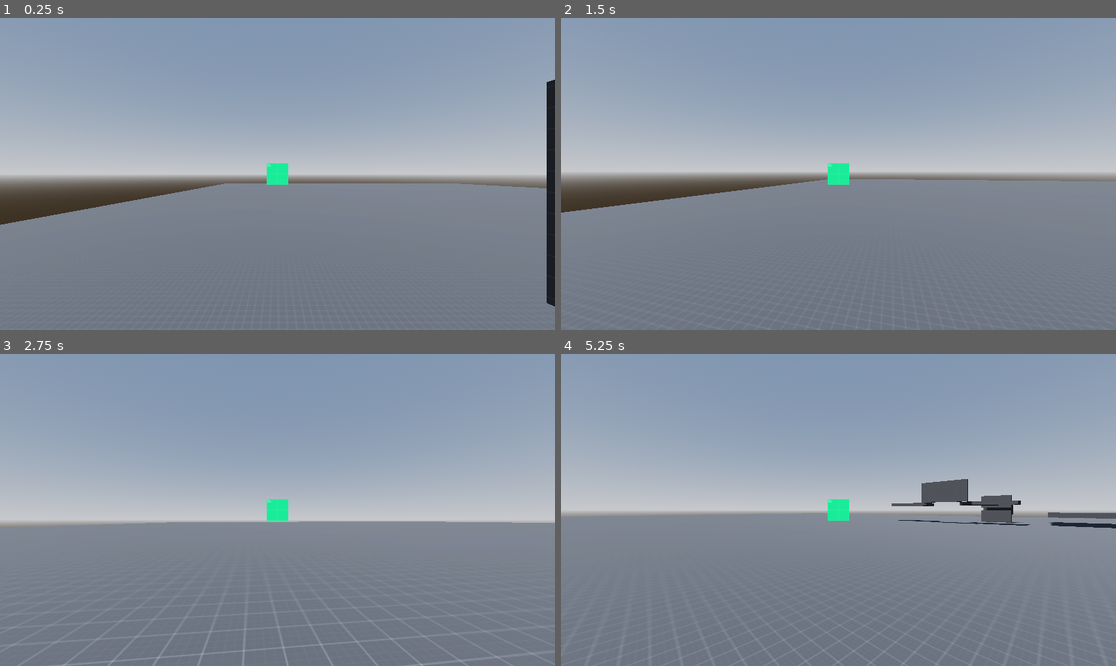
Above: before the commit, frames 1-4 (two rows, left to right).
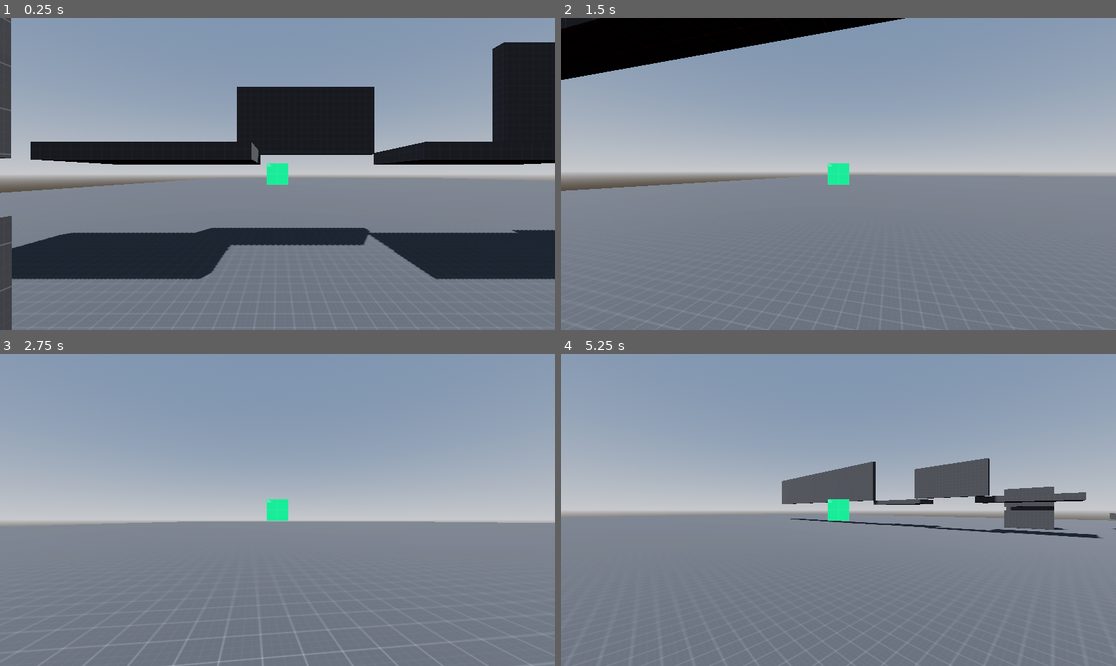
Above: after the commit, the same moments.

Repository: LDNSL/game123
Game: Godot game, scene res://bbbruh/Level1st.tscn
The game is run twice, just before and just after one commit, with the same random seed, the same clock (stepped at 60 frames per second) and the same inputs. The project has no main scene, so this scene is started directly.
Inputs (mouse positions are in pixels of both pictures, inside the frame that each line leads up to):
- Up to frame 1 (0.25 s): no input
- Up to frame 2 (1.5 s): tap Enter (ui_accept) at 0.5 s; move the mouse to (866, 174) at 0.52 s; hold Ctrl (crouch) 0.53-1.28 s; hold W (move_forward) from 0.53 s (still down); tap Space (jump) at 0.77, 1.07 s; tap Middle mouse button (dash) at 0.8, 1.35 s; move the mouse to (810, 174) at 1.27 s
- Up to frame 3 (2.75 s): keep holding W (move_forward); tap Space (jump) at 1.52, 1.82 s; tap Alt (freelook) at 1.55 s; move the mouse to (288, 503) at 2.02 s; hold Alt (freelook) from 2.03 s (still down); tap Shift (sprint) at 2.3 s
- Up to frame 4 (5.25 s): move the mouse to (832, 516) at 2.77 s; release Alt (freelook) at 2.78 s; tap Shift (sprint) at 2.85 s; tap Space (jump) at 3.02, 3.05, 3.32, 4.52, 4.82 s; move the mouse to (877, 513) at 3.52 s; hold Space (jump) 3.53-4.28 s; tap Ctrl (crouch) at 3.8, 4.35 s; tap Escape (fmc) at 4.15 s; move the mouse to (672, 463) at 4.27 s; release W (move_forward) at 4.28 s; hold A (move_left) 4.28-5.03 s; tap Middle mouse button (dash) at 4.55 s; move the mouse to (866, 510) at 5.02 s; hold S (move_back) from 5.03 s (still down); hold Middle mouse button (dash) from 5.03 s (still down)

The runs differ from the first frame. In frame 1, 30% of the frame differs, in the area x 0-100%, y 0-100%; in frame 2, 8.6%; in frame 3, 0.6%; in frame 4, 5.6%.

Commit message:
made the wall run inherient that x and z velocity of the player

Diff:
--- a/bbbruh/Level1st.tscn
+++ b/bbbruh/Level1st.tscn
@@ -1,7 +1,7 @@
 [gd_scene load_steps=6 format=3 uid="uid://dwmib8ge3wnwg"]
 
-[ext_resource type="PackedScene" uid="uid://4321ua01kx7u" path="res://bbbruh/character_body_3d.tscn" id="1_d0dm1"]
 [ext_resource type="Material" uid="uid://bqchdi5hikxq0" path="res://bbbruh/test_texture2.tres" id="1_f4rlw"]
+[ext_resource type="PackedScene" uid="uid://e75mu5ja2p0o" path="res://bbbruh/Testing_body.tscn" id="1_qcuqh"]
 
 [sub_resource type="ProceduralSkyMaterial" id="ProceduralSkyMaterial_1dxqq"]
 sky_horizon_color = Color(0.64625, 0.65575, 0.67075, 1)
@@ -17,9 +17,6 @@
 glow_enabled = true
 
 [node name="Node3D" type="Node3D"]
-
-[node name="CharacterBody3D" parent="." instance=ExtResource("1_d0dm1")]
-transform = Transform3D(1, 0, 0, 0, 1, 0, 0, 0, 1, -7.56143, 8.62064, -11.958)
 
 [node name="WorldEnvironment" type="WorldEnvironment" parent="."]
 environment = SubResource("Environment_j5jal")
@@ -70,3 +67,11 @@
 transform = Transform3D(1, 0, 0, 0, 1, 0, 0, 0, 1, 4.29392, 8.48446, -16.4047)
 size = Vector3(10.7951, 5.28757, 0.849487)
 material = ExtResource("1_f4rlw")
+
+[node name="CSGBox3D9" type="CSGBox3D" parent="CSGCombiner3D"]
+transform = Transform3D(1, 0, 0, 0, 1, 0, 0, 0, 1, 39.7895, 10.0944, -15.8673)
+size = Vector3(40.9954, 8.37408, 0.849487)
+material = ExtResource("1_f4rlw")
+
+[node name="CharacterBody3D2" parent="." instance=ExtResource("1_qcuqh")]
+transform = Transform3D(1, 0, 0, 0, 1, 0, 0, 0, 1, 2.07633, 3.96964, 0)
--- a/bbbruh/Testing_body.tscn
+++ b/bbbruh/Testing_body.tscn
@@ -1,6 +1,6 @@
 [gd_scene load_steps=13 format=3 uid="uid://e75mu5ja2p0o"]
 
-[ext_resource type="Script" path="res://stuff idrk/newscript.gd" id="1_1dfga"]
+[ext_resource type="Script" path="res://bbbruh/rework_moevement.gd" id="1_1m68h"]
 [ext_resource type="Texture2D" uid="uid://ur4ruicoajfd" path="res://textures/kenney_prototype-textures/PNG/Green/texture_01.png" id="2_x1unk"]
 
 [sub_resource type="CapsuleMesh" id="CapsuleMesh_pyoyd"]
@@ -183,7 +183,7 @@
 }
 
 [node name="CharacterBody3D" type="CharacterBody3D"]
-script = ExtResource("1_1dfga")
+script = ExtResource("1_1m68h")
 
 [node name="MeshInstance3D" type="MeshInstance3D" parent="."]
 mesh = SubResource("CapsuleMesh_pyoyd")
--- /dev/null
+++ b/bbbruh/rework_moevement.gd
@@ -0,0 +1,299 @@
+extends CharacterBody3D
+
+#var related to movement
+#speeds
+var SPEED = 10.0
+var crouch_speed = 6.0
+var walk_speed = 10.0
+var sprint_speed = 17.0
+var JUMP_VELOCITY = 6.0
+var gravity = 9.8
+var last_velocity = Vector3.ZERO
+var anchor_fall_value = gravity
+var extra_velocity = Vector3.ZERO
+
+#states
+var walking = false
+var sprinting = false
+var crouching = false
+var free_looking = false
+var sliding = false
+var jumping = false
+var wall_running = false
+var anchor_fall = false
+var falling = false
+var dashing = false
+#animations
+@onready var camera_cnimations = $"neck/head/eyes/camera cnimations"
+
+
+
+#Collosion shapes
+@onready var standing_collision = $"Standing col"
+@onready var crouching_collision = $"crouching col"
+@onready var crouching_raycast = $Crouch_check
+
+
+# var related to camera
+@onready var eyes = $neck/head/eyes
+@onready var head = $neck/head
+@onready var player_camera = $neck/head/eyes/Camera3D
+@onready var neck = $neck
+var mouse_sense = 0.25
+var camera_lcok = true
+var crouching_depth = -0.25
+var free_look_tilt_amount = 5
+var camera_direction = Vector3.ZERO
+const head_bobbing_speed_sprint = 22
+const head_bobbing_speed_walk = 14
+const head_bobbing_speed_crouch = 10
+
+const head_bobbing_intensity_sprint = 0.02
+const head_bobbing_intensity_walk = 0.01
+const head_bobbing_intensity_crouch = 0.05
+
+var head_bobbing_vector = Vector2.ZERO
+var head_bobbing_index = 0.0
+var head_bobbing_current_intensity = 0.0
+
+@onready var wall_run_check_right = $Wall_run_check_right
+@onready var wall_run_check_left = $Wall_run_check_left
+
+
+#LERP
+var direction = Vector3.ZERO
+var lerp_speed = 10.0
+var air_lerp_speed = 5.0
+
+#abilities
+#jumping
+var doublejump_cooldown = false
+
+#dashing
+var dash_cooldown = 0
+var dash_velocity_multi = 100
+var dash_vector = Vector2.ZERO
+var dash_direction = Vector3.ZERO
+var dash_speed = 30.0
+var aim_vector = 0
+var dash_cooldown_countdown = 0.1
+@onready var crosshair = $neck/head/eyes/Camera3D/Sprite3D
+
+#sliding
+var slide_timer = 0.0
+var slide_timer_max = 1.0
+var slide_vector = Vector2.ZERO
+var slide_speed = 17
+
+#wall running
+var wall_running_vector = Vector2.ZERO
+var wall_running_speed = Vector3.ZERO
+
+
+#handles camera
+func _ready():
+	Input.set_mouse_mode(Input.MOUSE_MODE_CAPTURED)
+
+func _input(event):
+	if event is InputEventMouseMotion:
+		if free_looking:
+			neck.rotate_y(deg_to_rad(-event.relative.x * mouse_sense))
+			neck.rotation.y = clamp(neck.rotation. y,deg_to_rad(-145),deg_to_rad(145))
+		else:
+			rotate_y(deg_to_rad(-event.relative.x * mouse_sense))
+		head.rotate_x(deg_to_rad(-event.relative.y * mouse_sense))
+		head.rotation.x = clamp(head.rotation. x,deg_to_rad(-89),deg_to_rad(89))
+		camera_direction = player_camera.get_global_transform().basis
+
+
+func _physics_process(delta: float) -> void:
+	#decides direction
+	var input_dir = Input.get_vector("move_left", "move_right", "move_forward", "move_back")
+	#unlocks camera remove after testing
+	if Input.is_action_just_pressed("fmc"):
+		if camera_lcok == true:
+			Input.set_mouse_mode(Input.MOUSE_MODE_VISIBLE)
+			camera_lcok = false
+		else:
+			camera_lcok = true
+			Input.set_mouse_mode(Input.MOUSE_MODE_CAPTURED)
+	#state type movement
+	#crouching
+	if Input.is_action_pressed("crouch") and is_on_floor() == false and Input.is_action_pressed("sprint") == false:
+		anchor_fall = true
+	else:
+		anchor_fall = false
+	if Input.is_action_pressed("crouch") or sliding:
+		SPEED = lerp(SPEED,crouch_speed,delta*lerp_speed)
+		head.position.y = lerp(head.position.y,crouching_depth,delta*lerp_speed)
+		standing_collision.disabled = true
+		crouching_collision.disabled = false
+
+		#start of slide
+		if sprinting and input_dir != Vector2.ZERO and is_on_floor() or Input.is_action_just_pressed("crouch"):
+			sliding = true
+			slide_vector = input_dir
+			free_looking = true
+			slide_timer = slide_timer_max
+			SPEED = abs(last_velocity.x) + abs(last_velocity.y)
+		walking = false
+		sprinting = false
+		crouching = true
+	elif !crouching_raycast.is_colliding():
+		#not crouching
+		standing_collision.disabled = false
+		crouching_collision.disabled = true
+		head.position.y = lerp(head.position.y,0.0,delta*lerp_speed)
+		#sprint
+		if Input.is_action_pressed("sprint") and is_on_floor():
+			SPEED =  lerp(SPEED,sprint_speed,delta*lerp_speed)
+			walking = false
+			sprinting = true
+			crouching = false
+		elif Input.is_action_just_released("sprint") or is_on_floor():
+			SPEED =  lerp(SPEED,walk_speed,delta*lerp_speed)
+			walking = true
+			sprinting = false
+			crouching = false
+	# handles dash
+	if Input.is_action_pressed("dash") and dash_cooldown <= 0:
+		dashing = true
+		dash_cooldown = 3
+		print("dash")
+		dash_direction = input_dir
+	elif  dash_cooldown > 0:
+		print("cooldown")
+		dash_cooldown += -2 * delta
+	#handles free looking
+	if Input.is_action_pressed("freelook") or sliding: # or wall_running:
+		free_looking = true
+
+		if sliding:
+			eyes.rotation.z = lerp(eyes.rotation.z,-deg_to_rad(6),delta*lerp_speed)
+		else:
+			eyes.rotation.z = -deg_to_rad(neck.rotation.y*free_look_tilt_amount)
+	else:
+		free_looking = false
+		eyes.rotation.z = lerp(eyes.rotation.z,0.0,delta*lerp_speed)
+		neck.rotation.y = lerp(neck.rotation.y,0.0,delta*lerp_speed)
+
+
+	#slide end
+	if sliding:
+		slide_timer -= delta
+		if slide_timer <= 0:
+			sliding = false
+			free_looking = false
+
+	#head bobbing logic
+	if sprinting:
+		head_bobbing_current_intensity = head_bobbing_intensity_sprint
+		head_bobbing_index += head_bobbing_speed_sprint*delta
+	elif walking:
+		head_bobbing_current_intensity = head_bobbing_intensity_walk
+		head_bobbing_index += head_bobbing_speed_walk*delta
+	elif crouching:
+		head_bobbing_current_intensity = head_bobbing_intensity_crouch
+		head_bobbing_index += head_bobbing_speed_crouch*delta
+
+	if is_on_floor() and !sliding and input_dir != Vector2.ZERO:
+		head_bobbing_vector.y = sin(head_bobbing_index)
+		head_bobbing_vector.x = sin(head_bobbing_index/2) + 0.5
+
+		eyes.position.y = lerp(eyes.position.y,head_bobbing_vector.y*(head_bobbing_current_intensity/2.0),delta*lerp_speed)
+		eyes.position.x = lerp(eyes.position.x,head_bobbing_vector.x*head_bobbing_current_intensity,delta*lerp_speed)
+	else:
+		eyes.position.y = lerp(eyes.position.y,head_bobbing_vector.y*0.0,delta*lerp_speed)
+		eyes.position.x = lerp(eyes.position.x,head_bobbing_vector.x*0.0,delta*lerp_speed)
+
+	# Add the gravity.
+	if not is_on_floor() and wall_running == false or dashing == true :
+		velocity.y += -gravity * delta
+		falling = true
+		if anchor_fall == true:
+			velocity.y += -anchor_fall_value * delta
+	else:
+		if is_on_floor():
+			doublejump_cooldown = false
+			falling = false
+
+	# Handle jump.
+	if !crouching_raycast.is_colliding() == true:
+		if Input.is_action_just_pressed("jump"):
+			sliding = false
+			if is_on_floor():
+				velocity.y = JUMP_VELOCITY
+				camera_cnimations.play("jumping_animation")
+			elif wall_run_check_right.is_colliding() == true or wall_run_check_left.is_colliding() == true and Input.is_action_pressed("jump"): # wall run start
+				if wall_run_check_right.is_colliding() == true:
+					camera_cnimations.play("wall_run_right")
+					wall_running = true
+					wall_running_vector = input_dir
+					velocity.y = 0
+					SPEED = abs(last_velocity.x) + abs(last_velocity.y)
+				elif wall_run_check_left.is_colliding() == true:
+					camera_cnimations.play("wall_run_left")
+					wall_running = true
+					wall_running_vector = input_dir
+					velocity.y = 0
+					SPEED = abs(last_velocity.x) + abs(last_velocity.y)
+			elif doublejump_cooldown == false and is_on_floor() == false and wall_running == false:
+				velocity.y = JUMP_VELOCITY
+				camera_cnimations.play("jumping_animation")
+				direction = lerp(direction,(transform.basis * Vector3(input_dir.x, 0, input_dir.y)).normalized(),delta*air_lerp_speed) # lets the player have full control of air movement during a double jump (faster direction changing)
+				doublejump_cooldown = true
+				camera_cnimations.play("jumping_animation")
+	if wall_running == true:
+		doublejump_cooldown = false
+		if wall_run_check_left.is_colliding() == false and wall_run_check_right.is_colliding() == false:
+			wall_running = false
+			free_looking = false
+			camera_cnimations.play("RESET")
+		elif Input.is_action_just_released("jump") or anchor_fall == true:
+			wall_running = false
+			free_looking = false
+			camera_cnimations.play("RESET")
+			velocity.y = JUMP_VELOCITY * 0.75
+	#handles landing animations
+	if is_on_floor():
+		if last_velocity.y <-15.0:
+			camera_cnimations.play("rolling_animation")
+		elif last_velocity.y < -2.0:
+			camera_cnimations.play("landing_animation")
+	# Get the input direction and handle the movement/deceleration.
+	if is_on_floor():
+		direction = lerp(direction,(transform.basis * Vector3(input_dir.x,0.0, input_dir.y)).normalized(),delta*lerp_speed)
+	else:
+		if input_dir != Vector2.ZERO:
+			direction = lerp(direction,(transform.basis * Vector3(input_dir.x, 0, input_dir.y)).normalized(),delta*air_lerp_speed)
+	if sliding:
+		if dashing == false:
+			direction = (transform.basis * Vector3(slide_vector.x,0.0,slide_vector.y)).normalized()
+			print("speed")
+			SPEED = SPEED - (0.9) * delta
+			velocity.z = direction.z * (slide_timer + 0.1) * slide_speed * 100
+	if wall_running:
+		direction = (transform.basis * Vector3(0,0.0,-1)).normalized() #place holder
+		print(SPEED)
+		dashing = false
+	if dashing:
+		if dash_cooldown >= 2.5:
+			direction = (transform.basis * Vector3(dash_direction.x,0.0, dash_direction.y)).normalized()
+			if direction == Vector3.ZERO:
+				direction = (transform.basis * Vector3(0,0.0,-1)).normalized()
+			SPEED = dash_speed
+			if is_on_floor() == false:
+				SPEED += gravity/5
+			sliding = false
+			print("true")
+		else:
+			dashing = false
+			print("false")
+	if direction:
+		velocity.x = direction.x * SPEED
+		velocity.z = direction.z * SPEED
+	else:
+		velocity.x = move_toward(velocity.x, 0, SPEED)
+		velocity.z = move_toward(velocity.z, 0, SPEED)
+	last_velocity = velocity
+	move_and_slide()
